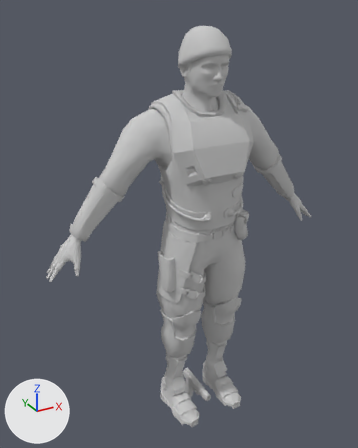
Before and after pictures for a commit that changed the FBX model UnityProject/OutbreakVR/Assets/Game/3D Assets/Fbx Files/Characters/Last Line Soldiers/Soldier Body/Fret/Fret@shooting_range.fbx.
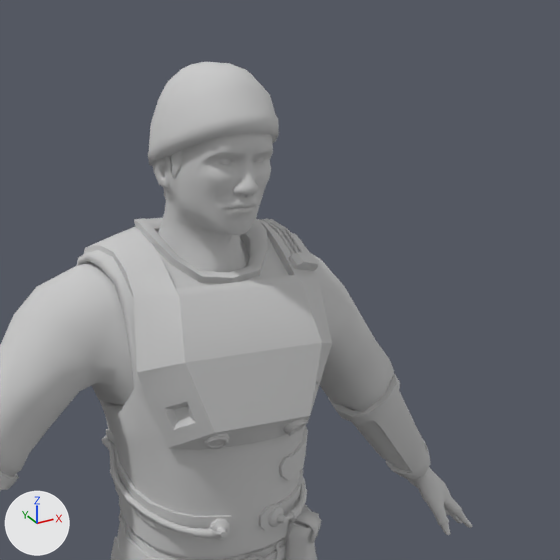
There are two pictures of each version: one whole from a 50 mm lens placed at (-1.098, -1.801, 1.922), pointed at (-0.063, 0.082, 0.981), one close up on the part from 33% to 97% of the width and 0% to 52% of the height. The axes (+X, +Y, +Z) are drawn at lower left. The lights are the same throughout. Where no turn or scale is listed for an object, it has been applied to the vertices.

Before the edit, the objects in view are built like this:
```python
me_mesh_003 = bpy.data.meshes.new('Mesh.003')
me_mesh_003.from_pydata(...)  # 8844 vertices, 16189 faces; spans x -0.71..0.71, y -0.2..0.21, z 0.0..1.85
# faces by material slot: [4988, 7292, 3909]
me_mesh_003.materials.append(mat_legs)  # its picture is missing
me_mesh_003.materials.append(mat_torso)  # its picture is missing
me_mesh_003.materials.append(mat_frethead)  # its picture is missing
ob_fret = bpy.data.objects.new('Fret', me_mesh_003)
ob_fret.location = (0.0, 0.0, 0.0)
```
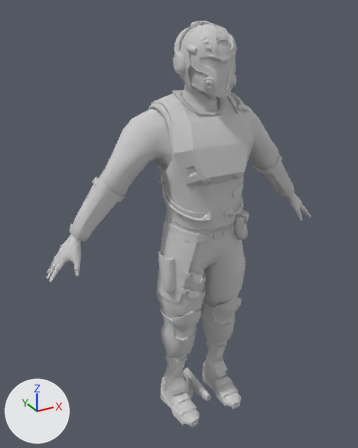
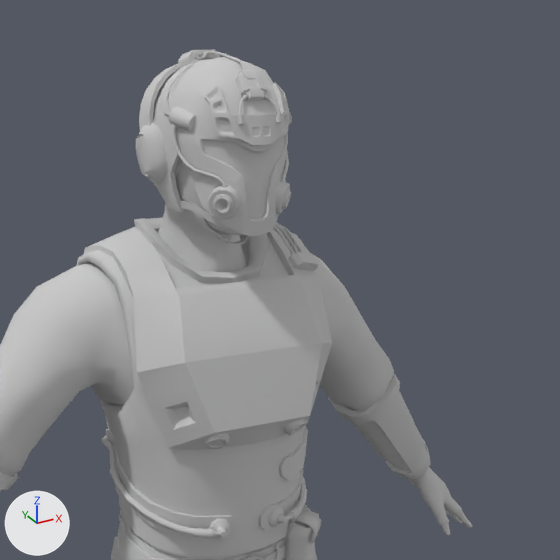
Edits to the bpy script that builds the scene:
```text
Add mat_body:
    mat_body = principled_material('Body')
    mat_body.base_color = (0.588, 0.588, 0.588)  # light grey #cacaca
    mat_body.roughness = 0.859
Add me_mesh_007_1:
    me_mesh_007_1.from_pydata(...)  # 2308 vertices, 4286 faces; spans x -0.122..0.122, y -0.136..0.136, z -0.147..0.147
    me_mesh_007_1.materials.append(mat_body)  # its picture is missing
Add ob_neurassist:
    ob_neurassist = bpy.data.objects.new('Neurassist', me_mesh_007_1)
    ob_neurassist.location = (0.0, -0.029, 1.723)
```

Where the change shows, as pixel boxes [x1, y1, x2, y2] in the close-ups (560 x 560 px):
'Neurassist', added: after [136, 49, 292, 244]
